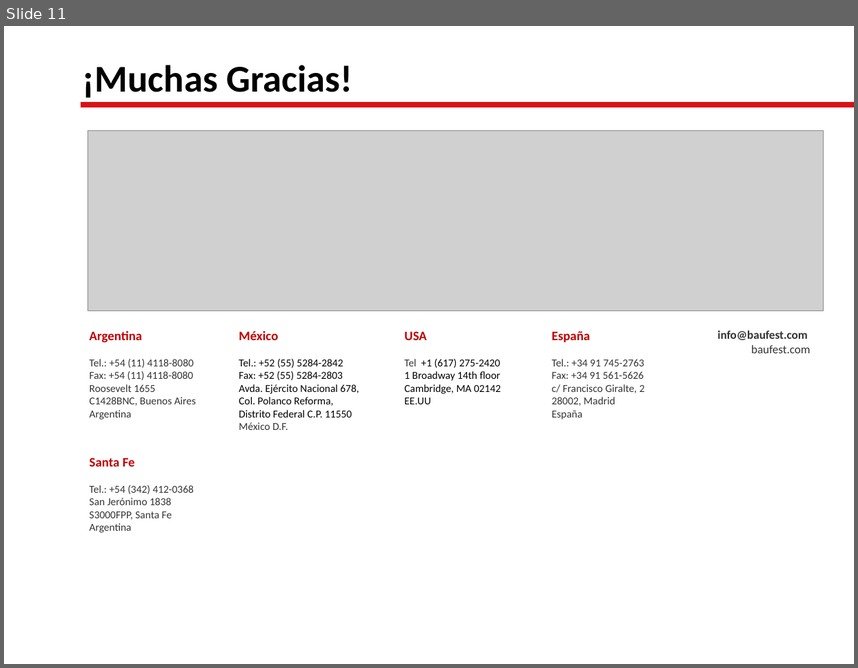
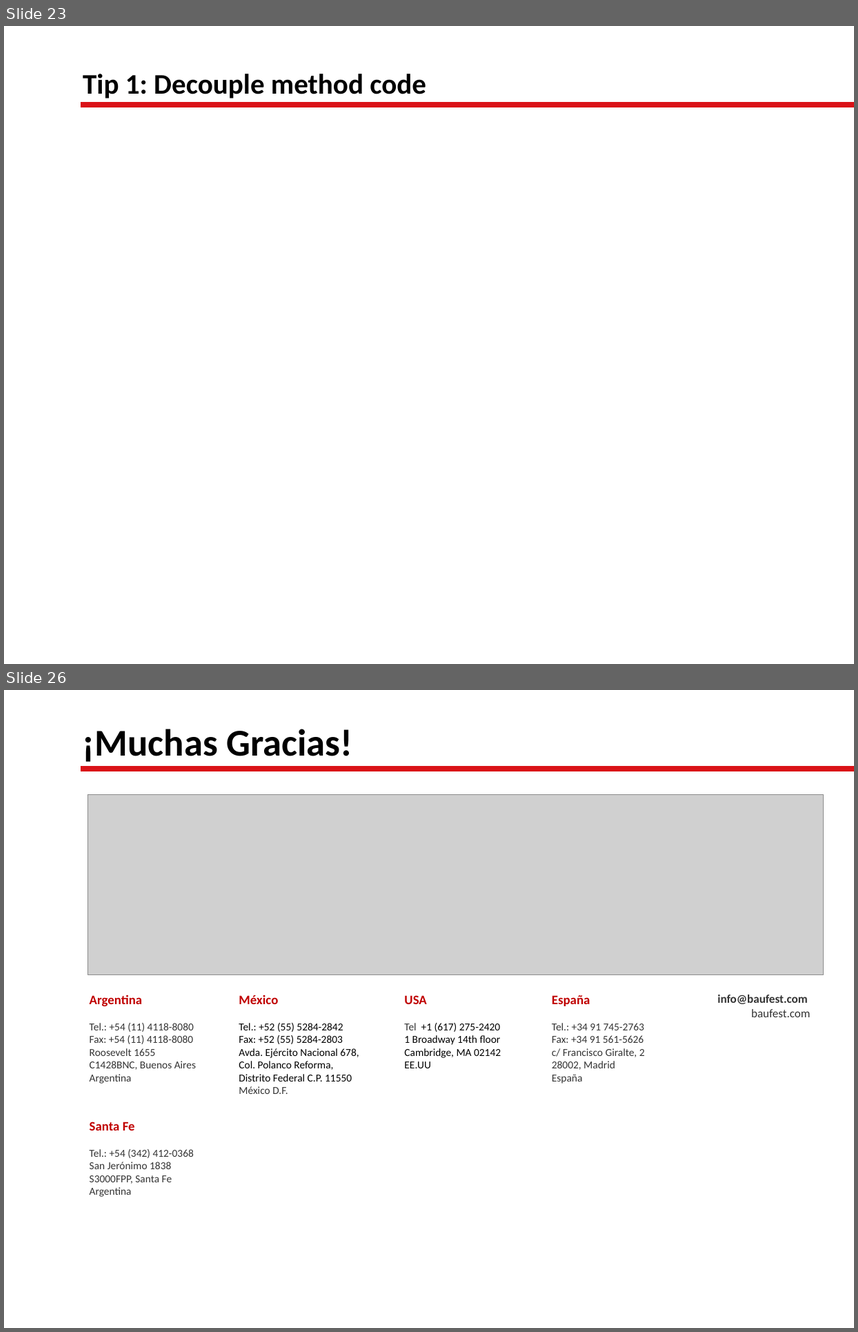
Before and after one commit to lgoldin/TestOrientedDevelopment, a slide deck: Test-Oriented Development.pptx. Shown one above the other, each under a label of ours: slide 11 before the commit, slides 23 and 26 after it; the slides between them are not shown. The pictures are 858x668 and 858x1332 pixels, drawn with LibreOffice and Linux fonts; fonts in the diff are those of the drawing; grey boxes stand for pictures; background and template pictures are left out. Boxes give left, top, right and bottom in pixels: in the first picture for what was removed or moved away, otherwise in the second. Text is boxed around its words. In the diff, an @@ line names an element or a change of style, - is before the commit and + after.

```diff
--- a/Test-Oriented Development.pptx
+++ b/Test-Oriented Development.pptx
@@ slide 23 added at (4,26,854,664), background picture (left out); not listed: 1 template element that a slide beside it also shows @@
@@ title added at (83,74,426,98), 24 pt, text #000000, bold @@
+Tip 1: Decouple method code
@@ what was slide 11 is now slide 26 @@
```
Also in this commit, not shown: 4 slides changed, 15 other slides added, 1 slide removed, 11 other files.
